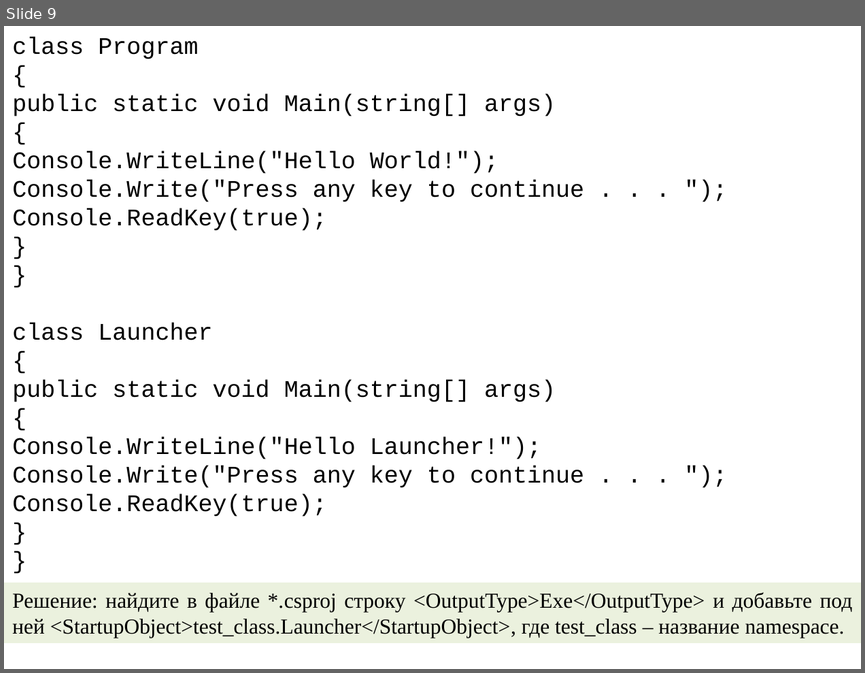
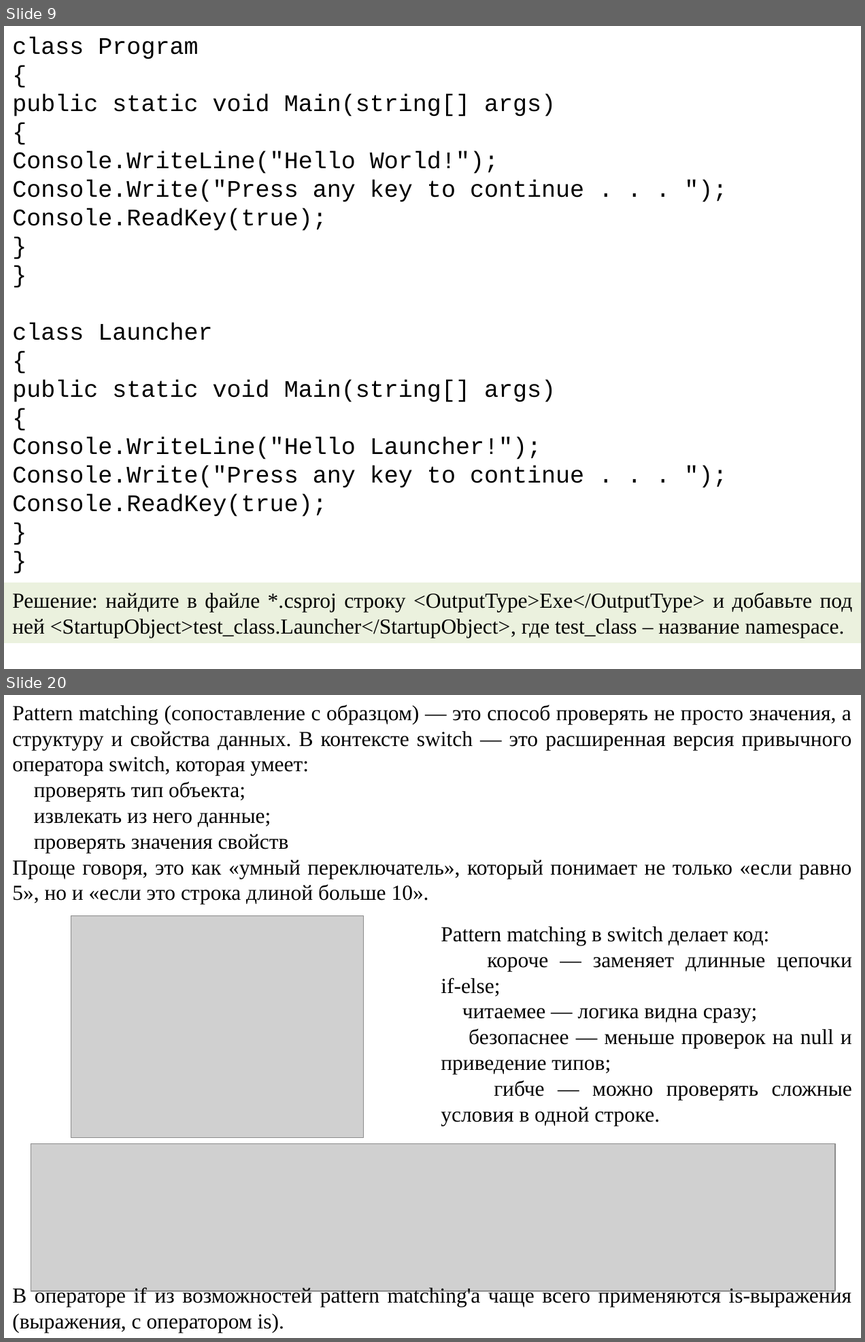
Before and after one commit to mbdatateach/site, a slide deck: 3испсп/технологии программирования/лекции/1.pptx. Shown one above the other, each under a label of ours: slide 9 before the commit, slides 9 and 20 after it; the slides between them are not shown. The pictures are 865x673 and 865x1342 pixels, drawn with LibreOffice and Linux fonts; fonts in the diff are those of the drawing; grey boxes stand for pictures. Boxes give left, top, right and bottom in pixels: in the first picture for what was removed or moved away, otherwise in the second. Text is boxed around its words. In the diff, an @@ line names an element or a change of style, - is before the commit and + after.

```diff
--- a/3испсп/технологии программирования/лекции/1.pptx
+++ b/3испсп/технологии программирования/лекции/1.pptx
@@ slide 20 added at (4,695,861,1338), background #FFFFFF @@
@@ text added at (12,705,852,904), 18 pt, text #000000 @@
+Pattern matching (сопоставление с образцом) — это способ проверять не просто значения, а структуру и свойства данных. В контексте switch — это расширенная версия привычного оператора switch, которая умеет:
+проверять тип объекта;
+извлекать из него данные;
+проверять значения свойств
+Проще говоря, это как «умный переключатель», который понимает не только «если равно 5», но и «если это строка длиной больше 10».
@@ picture added at (71,916,363,1137) @@
@@ text added at (441,926,852,1125), 18 pt, text #000000 @@
+Pattern matching в switch делает код:
+короче — заменяет длинные цепочки if‑else;
+читаемее — логика видна сразу;
+безопаснее — меньше проверок на null и приведение типов;
+гибче — можно проверять сложные условия в одной строке.
@@ picture added at (31,1143,835,1291) @@
@@ text added at (12,1286,852,1332), 18 pt, text #000000 @@
+В операторе if из возможностей pattern matching'а чаще всего применяются is-выражения (выражения, с оператором is).
```
Also in this commit, not shown: 1 slide changed, 16 other slides added, 30 other files.
